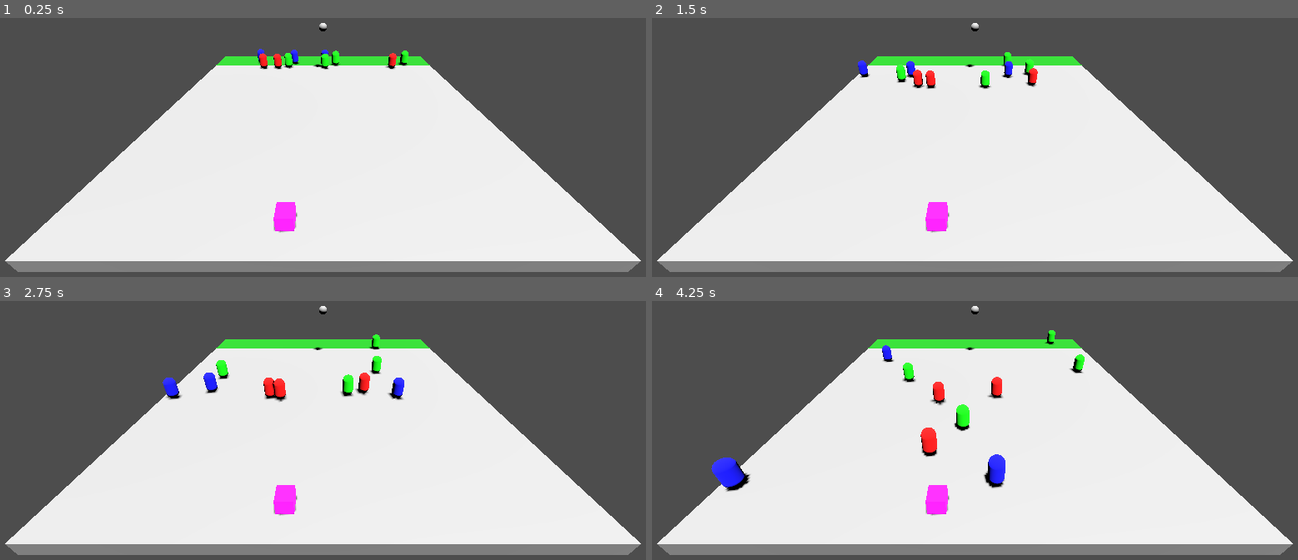
Above: before the commit, frames 1-4 (two rows, left to right).
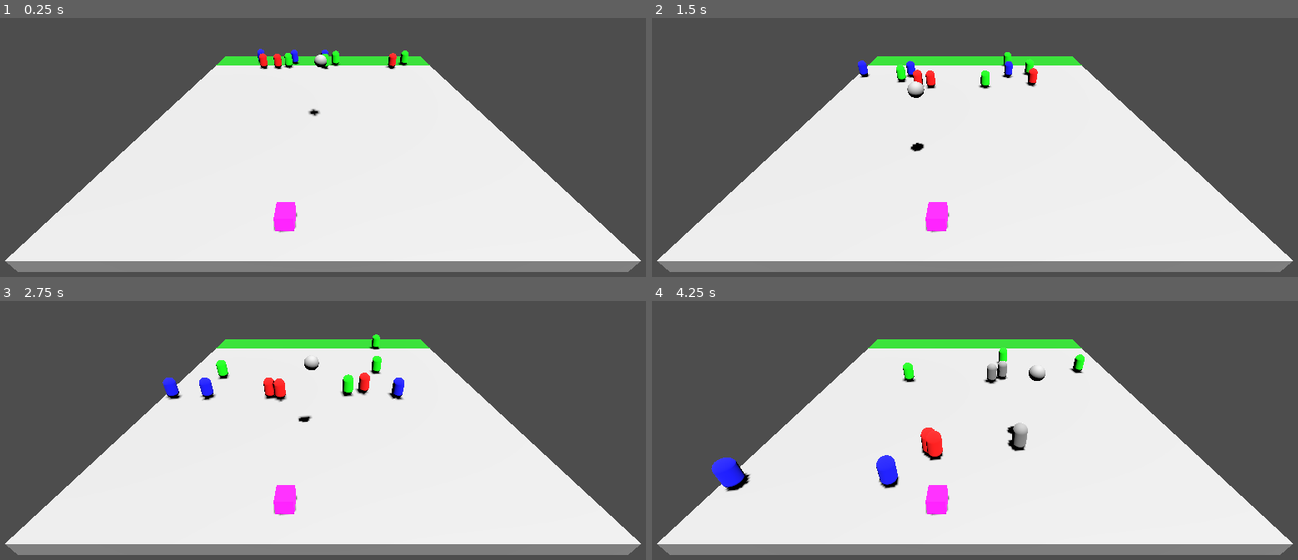
Above: after the commit, the same moments.

Repository: Mxckx9772/dos
Game: Godot game, scene res://main.tscn
The game is run twice, just before and just after one commit, with the same random seed, the same clock (stepped at 60 frames per second) and the same inputs.
Inputs:
- Up to frame 1 (0.25 s): no input
- Up to frame 2 (1.5 s): no input
- Up to frame 3 (2.75 s): no input
- Up to frame 4 (4.25 s): no input

The runs differ from the first frame. In frame 1, 0.1% of the frame differs, in the area x 47-51%, y 1-38%; in frame 2, 0.2%; in frame 3, 0.4%; in frame 4, 2.2%, in the area x 34-63%, y 1-73%.

Commit message:
Add teacher movement

Diff:
--- a/environment.gd
+++ b/environment.gd
@@ -6,4 +6,7 @@
 	currentEnvironment = GameEnvironment.new()
 
 func getEnvironment() -> GameEnvironment:
+	var kidsNode = get_node("../Kids")
+	var kids = kidsNode.kids
+	currentEnvironment.setKids(kids)
 	return currentEnvironment
--- a/game_environment.gd
+++ b/game_environment.gd
@@ -2,11 +2,14 @@
 
 class_name GameEnvironment
 
-var kids: Array[Vector2]
+var kids: Array
 var teacher: Vector2
 var candy: Array[Vector2]
 
 func _init():
-	kids = [Vector2(0, 0)]
+	kids = []
 	candy = [Vector2(0, 0)]
 	teacher = Vector2(0, 0)
+
+func setKids(newKids):
+	kids = newKids
--- a/kid.gd
+++ b/kid.gd
@@ -20,6 +20,7 @@
 	"walk_direct" : Color(1.,0.,0.),
 	"walk_random" : Color(0.,1.,0.),
 	"walk_around" : Color(0.,0.,1.),
+	"sad" : Color(0.5,0.5,0.5),
 }
 
 # for the base
@@ -73,7 +74,6 @@
 	_sensRound()
 	_randomTargetPosition()
 	_stayTime()
-	_setRandomCatchTime() # seulement pour tester!!!!
 
 
 # Called every frame. 'delta' is the elapsed time since the previous frame.
@@ -83,16 +83,12 @@
 			match walk_method:
 				"walk_direct":
 					_walkDirect(delta)
-					_isCaught(delta)
 				"walk_random":
 					_walkAleatoire(delta)
-					_isCaught(delta)
 				"walk_around":
 					_walkAround(delta)
-					_isCaught(delta)
 		State.RETURN_TO_SAFETY:
 			_returnToSafety(delta)
-			_isCaught(delta)
 		State.CHILLING:
 			_chill(delta)
 		State.IS_CAUGHT:
@@ -202,19 +198,14 @@
 
 # been caught
 
-	# seulement pour tester!!!!
-func _setRandomCatchTime() -> void:
-	catch_time_limit = randf_range(1.0, 10.0)
-var timer : float # seulement pour tester!!!!
-var catch_time_limit: float = 0.0 # seulement pour tester!!!!
-func _isCaught(delta):
-	timer += delta
-	#if teacher.catchKid():
-	if timer >= catch_time_limit: # seulement pour tester!!!!
-		current_state = State.IS_CAUGHT
-		end_position = Vector2(safety_line,position.z)
-		timer = 0
-		_setRandomCatchTime() # seulement pour tester!!!!
+func isCaught():
+	return current_state == State.IS_CAUGHT or current_state == State.CHILLING
+
+func catch(delta):
+	current_state = State.IS_CAUGHT
+	end_position = Vector2(safety_line,position.z)
+	var material = mesh_instance_3d.material_override
+	material.albedo_color = color_map["sad"]
 
 # move in the safety room
 func _stayTime():
@@ -227,6 +218,7 @@
 	target_position_chill.y = clamp(target_position_chill.y, edge_left_back, edge_right_front)
 
 func _chill(delta):
+	_uploadColor()
 	stay_timer+=delta
 	if(stay_timer<stay_time):
 		if(Vector2(position.x,position.z).distance_to(target_position_chill)<0.1):
--- a/main.tscn
+++ b/main.tscn
@@ -25,7 +25,7 @@
 [node name="Classroom" parent="." instance=ExtResource("1_ndxd6")]
 
 [node name="Teacher" parent="." instance=ExtResource("2_dfl5x")]
-transform = Transform3D(1, 0, 0, 0, 1, 0, 0, 0, 1, 10, 5, 0)
+transform = Transform3D(1, 0, 0, 0, 1, 0, 0, 0, 1, -1.61301, 5, 0.496694)
 
 [node name="Candy" parent="." instance=ExtResource("4_4a0si")]
 transform = Transform3D(1, 0, 0, 0, 1, 0, 0, 0, 1, -13, 0, -2)
--- a/teacher.gd
+++ b/teacher.gd
@@ -2,9 +2,21 @@
 
 @export var visionRadius: int = 5
 @export var speed: int = 5
-@export var runSpeed: int = 5
+@export var runSpeed: int = 10
 
 var environment: Node
+var currentDestination: Vector2
+
+var destinations = [
+	Vector2(0, -5),
+	Vector2(0, -10),
+	Vector2(-10, -5),
+	Vector2(-2, 5),
+	Vector2(-12, 8),
+	Vector2(-2, -8),
+	Vector2(-8, 12),
+	Vector2(-10, -10),
+]
 
 func _ready() -> void:
 	environment = get_node("../Environment")
@@ -14,22 +26,38 @@
 	var currentEnvironment = environment.getEnvironment()
 
 	var kid = findKids(currentEnvironment.kids)
-	translate(Vector3(0.1, 0, 0.1))
 	if kid != null:
-		catchKid(kid)
+		catchKid(kid, delta)
 	else:
-		followPath()
+		followPath(delta)
 
-func findKids(kids: Array[Vector2]):
+func findKids(kids: Array):
 	var position2D = Vector2(position.x, position.z)
 	for kid in kids:
-		var distance = position2D.distance_to(kid)
-		if distance < visionRadius:
+		var distance = position2D.distance_to(Vector2(kid.position.x, kid.position.z))
+		if distance < visionRadius and not kid.isCaught():
 			return kid
 	return null
 
-func catchKid(kid: Vector2) -> void:
+func catchKid(kid, delta: float) -> void:
+	var kidPosition = Vector2(kid.position.x, kid.position.z)
 	var position2D = Vector2(position.x, position.z)
+	if position2D.distance_to(kidPosition) < 1:
+		kid.catch(delta)
 
-func followPath() -> void:
-	print("HMMMM")
+	var direction = (kidPosition - position2D).normalized()
+	var movement = direction * runSpeed * delta
+	translate(Vector3(movement.x, 0, movement.y))
+
+
+func followPath(delta: float) -> void:
+	if currentDestination == Vector2.ZERO:
+		currentDestination = destinations[ randi_range(0, 7)]
+
+	var position2D = Vector2(position.x, position.z)
+	if position2D.distance_to(currentDestination) < 1:
+		currentDestination = destinations[ randi_range(0, 7)]
+
+	var direction = (currentDestination - position2D).normalized()
+	var movement = direction * speed * delta
+	translate(Vector3(movement.x, 0, movement.y))
--- a/teacher.tscn
+++ b/teacher.tscn
@@ -1,10 +1,13 @@
-[gd_scene load_steps=3 format=3 uid="uid://bp2igvvldfdq4"]
+[gd_scene load_steps=4 format=3 uid="uid://bp2igvvldfdq4"]
+
+[ext_resource type="Script" path="res://teacher.gd" id="1_qqlbb"]
 
 [sub_resource type="SphereShape3D" id="SphereShape3D_odn1d"]
 
 [sub_resource type="SphereMesh" id="SphereMesh_8ghum"]
 
 [node name="Teacher" type="Node3D"]
+script = ExtResource("1_qqlbb")
 
 [node name="RigidBody3D" type="StaticBody3D" parent="."]
 
